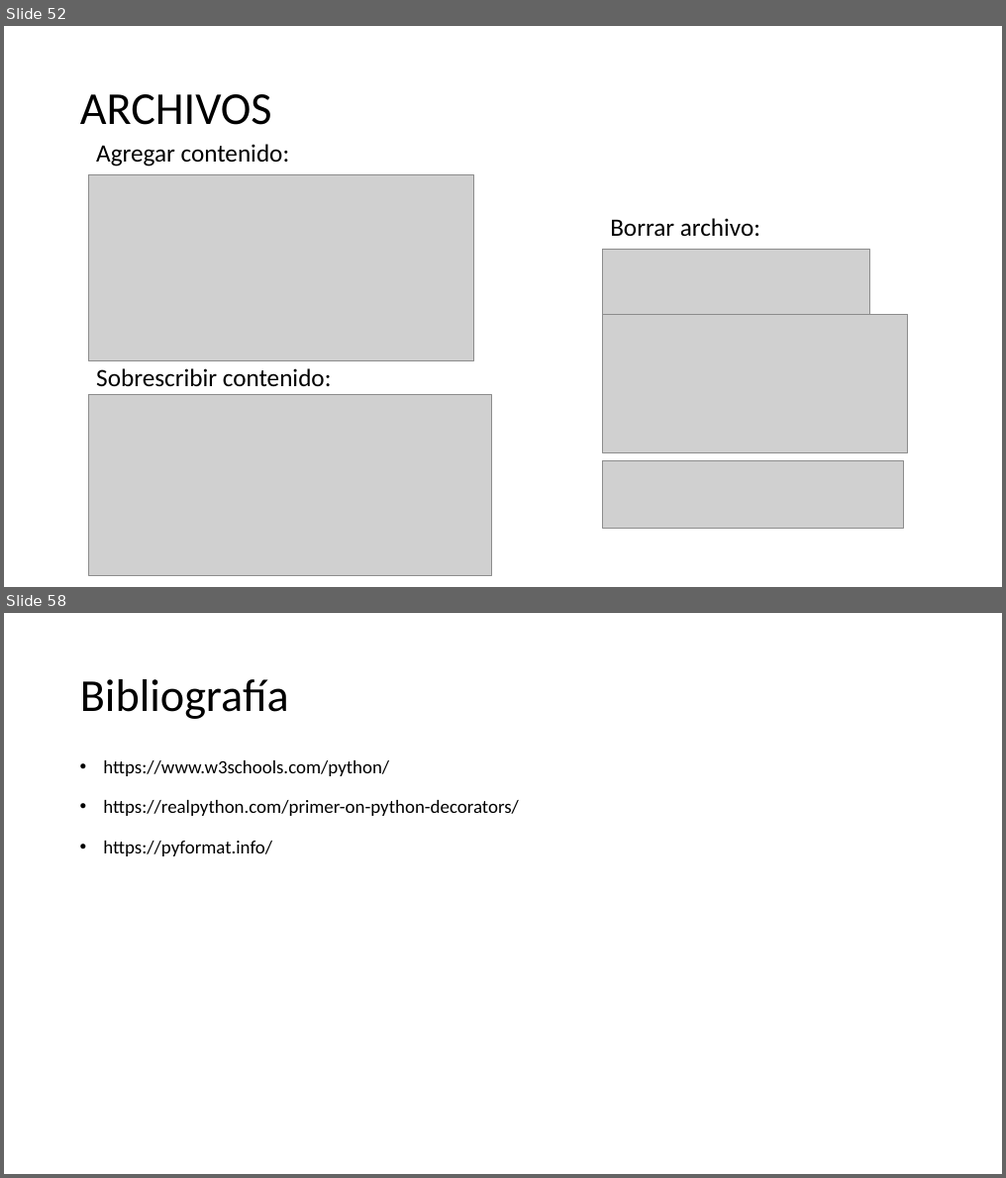
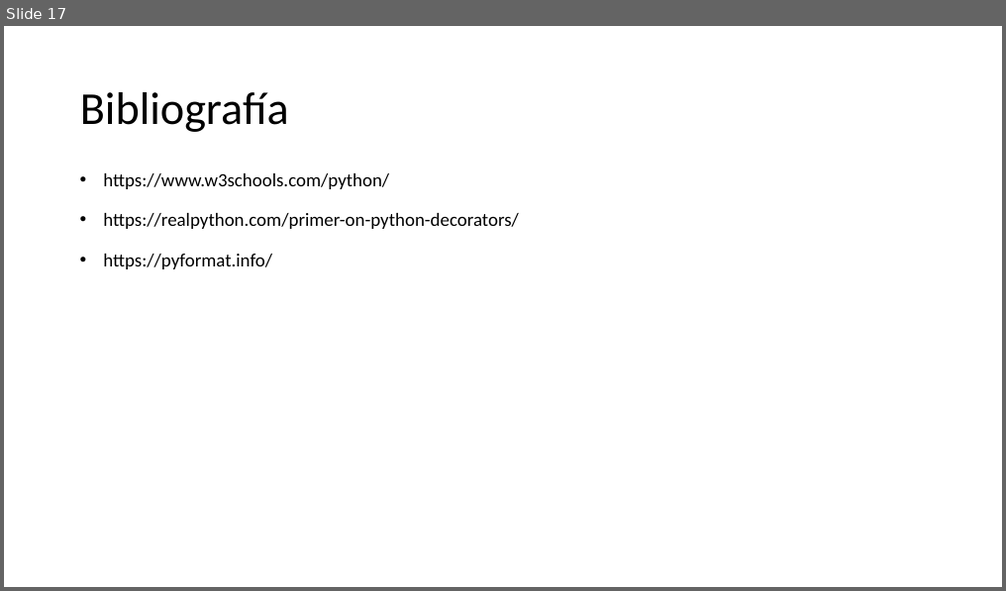
Before and after one commit to eastor112/prograIntro2021, a slide deck: Clase 7/[01]-Python.pptx. Shown one above the other, each under a label of ours: slides 52 and 58 before the commit, slide 17 after it; the slides between them are not shown. The pictures are 1006x1178 and 1006x591 pixels, drawn with LibreOffice and Linux fonts; fonts in the diff are those of the drawing; grey boxes stand for pictures. Boxes give left, top, right and bottom in pixels: in the first picture for what was removed or moved away, otherwise in the second. Text is boxed around its words. In the diff, an @@ line names an element or a change of style, - is before the commit and + after.

```diff
--- a/Clase 7/[01]-Python.pptx
+++ b/Clase 7/[01]-Python.pptx
@@ slide 52 removed at box(4, 26, 1002, 587), background #FFFFFF @@
@@ title removed at box(80, 94, 272, 125) @@
-ARCHIVOS
@@ text removed at box(96, 144, 290, 167) @@
-Agregar contenido:
@@ picture removed at box(88, 174, 474, 362) @@
@@ text removed at box(610, 218, 760, 236) @@
-Borrar archivo:
@@ picture removed at box(603, 249, 869, 315) @@
@@ picture removed at box(603, 315, 908, 454) @@
@@ text removed at box(96, 369, 332, 386) @@
-Sobrescribir contenido:
@@ picture removed at box(88, 394, 491, 575) @@
@@ picture removed at box(603, 461, 904, 528) @@
@@ what was slide 58 is now slide 17 @@
```
Also in this commit, not shown: 1 slide changed, 40 other slides removed, 7 other files.
